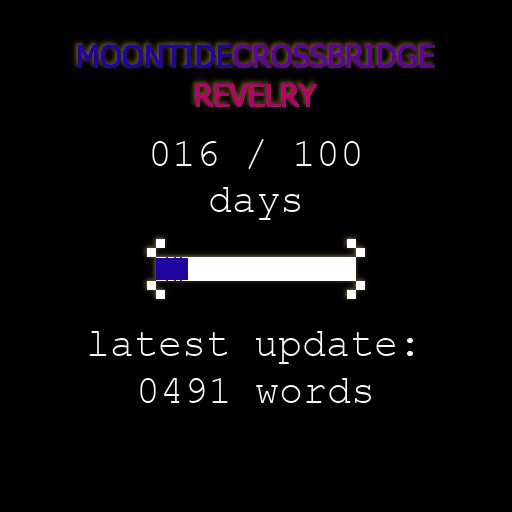
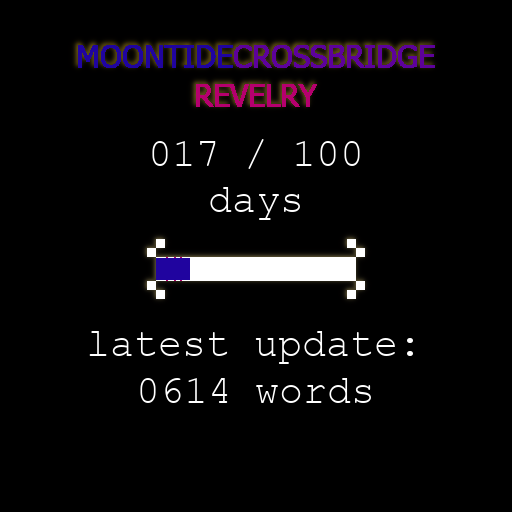
The second 512 x 512 image is a revision of the first. Changes to its layers:
painted on "progress bar" over [188,258,190,280]
painted on "XXX / 100" over [200,141,217,166]
painted on "0000" over [164,378,228,403]
